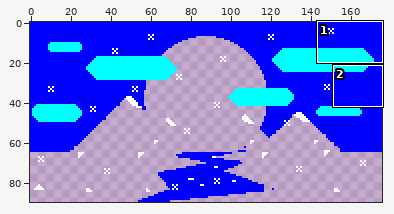
Sprite sheet: AFBWeatherland/0044.png. The picture above shows the old version from afar; the outline marks the close-up.
Close-up. Old version:
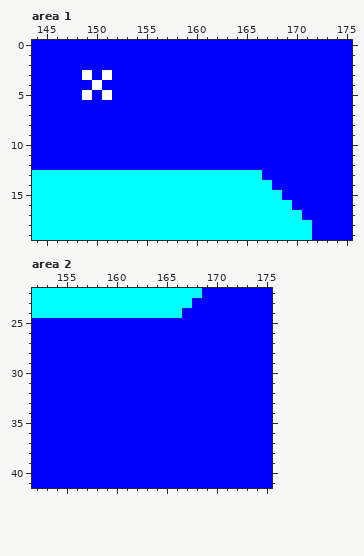
The file is 176x90 pixels. Shown: area 1: x 144..175, y 0..19; area 2: x 152..175, y 22..41. The commit also changed other parts of the picture, which this record leaves out.
Now the later version:
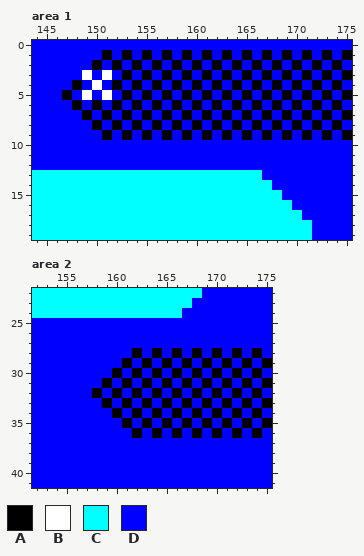
Palette (. is transparent): A #000000  B #ffffff  C #00ffff  D #0000ff
Changes in this commit:
Changed rows in their new state; - is an unchanged pixel.
Area 1:
first column x 147:
 1 ----A-A-A-A-A-A-A-A-A-A-A-A-A
 2 ---A-A-A-A-A-A-A-A-A-A-A-A-A-
 3 ------A-A-A-A-A-A-A-A-A-A-A-A
 4 -A---A-A-A-A-A-A-A-A-A-A-A-A-
 5 A-----A-A-A-A-A-A-A-A-A-A-A-A
 6 -A-A-A-A-A-A-A-A-A-A-A-A-A-A-
 7 --A-A-A-A-A-A-A-A-A-A-A-A-A-A
 8 ---A-A-A-A-A-A-A-A-A-A-A-A-A-
 9 ----A-A-A-A-A-A-A-A-A-A-A-A-A
Area 2:
first column x 158:
28 ----A-A-A-A-A-A-A-
29 ---A-A-A-A-A-A-A-A
30 --A-A-A-A-A-A-A-A-
31 -A-A-A-A-A-A-A-A-A
32 A-A-A-A-A-A-A-A-A-
33 -A-A-A-A-A-A-A-A-A
34 --A-A-A-A-A-A-A-A-
35 ---A-A-A-A-A-A-A-A
36 ----A-A-A-A-A-A-A-
Pixel boxes of the changes (left, top, right, bottom) in both close-ups:
changed: (62, 50, 352, 140)
changed: (92, 348, 272, 438)
